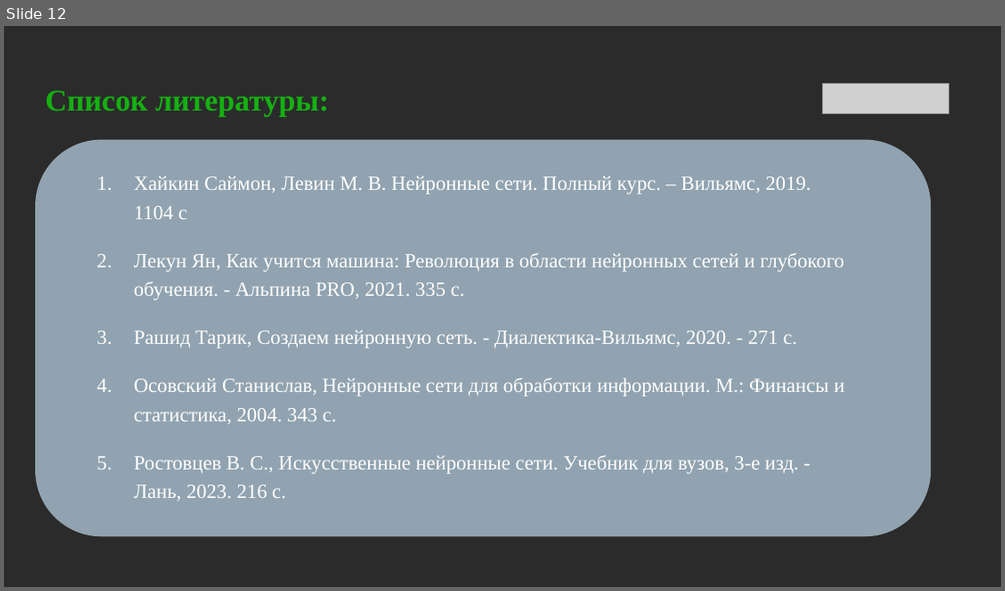
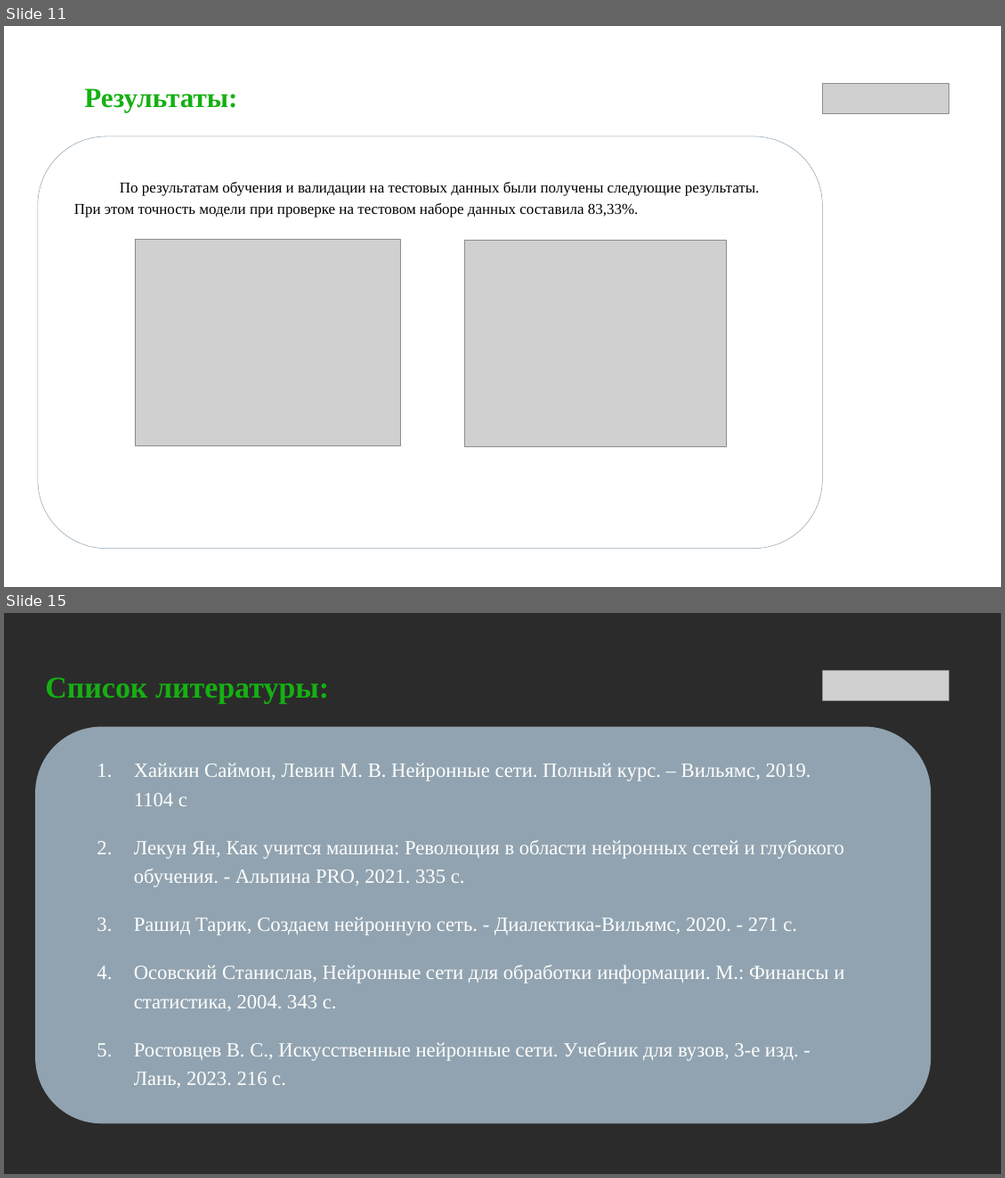
Before and after one commit to Aidt87/final_project_ai_architech_course, a slide deck: Презентация Тимаев А.С.pptx. Shown one above the other, each under a label of ours: slide 12 before the commit, slides 11 and 15 after it; the slides between them are not shown. The pictures are 1005x591 and 1005x1178 pixels, drawn with LibreOffice and Linux fonts; fonts in the diff are those of the drawing; grey boxes stand for pictures; background and template pictures are left out; a plain dark background stands for a picture behind light text. Boxes give left, top, right and bottom in pixels: in the first picture for what was removed or moved away, otherwise in the second. Text is boxed around its words. In the diff, an @@ line names an element or a change of style, - is before the commit and + after.

```diff
--- a/Презентация Тимаев А.С.pptx
+++ b/Презентация Тимаев А.С.pptx
@@ slide 11 added at [4, 26, 1001, 587], background picture (left out) @@
@@ text added at [84, 88, 237, 112], 44 pt, text #15B012, bold @@
+Результаты:
@@ picture added at [822, 84, 949, 113] @@
@@ rounded rectangle added at [38, 136, 822, 548], outline #91A3B0 0.75 pt @@
@@ text added at [74, 182, 760, 217], 24 pt, text #000000 @@
+По результатам обучения и валидации на тестовых данных были получены следующие результаты.
+При этом точность модели при проверке на тестовом наборе данных составила 83,33%.
@@ picture added at [135, 239, 400, 445] @@
@@ picture added at [464, 240, 726, 446] @@
@@ what was slide 12 is now slide 15 @@
```
Also in this commit, not shown: 9 slides changed, 2 other slides added, 3 other files.
